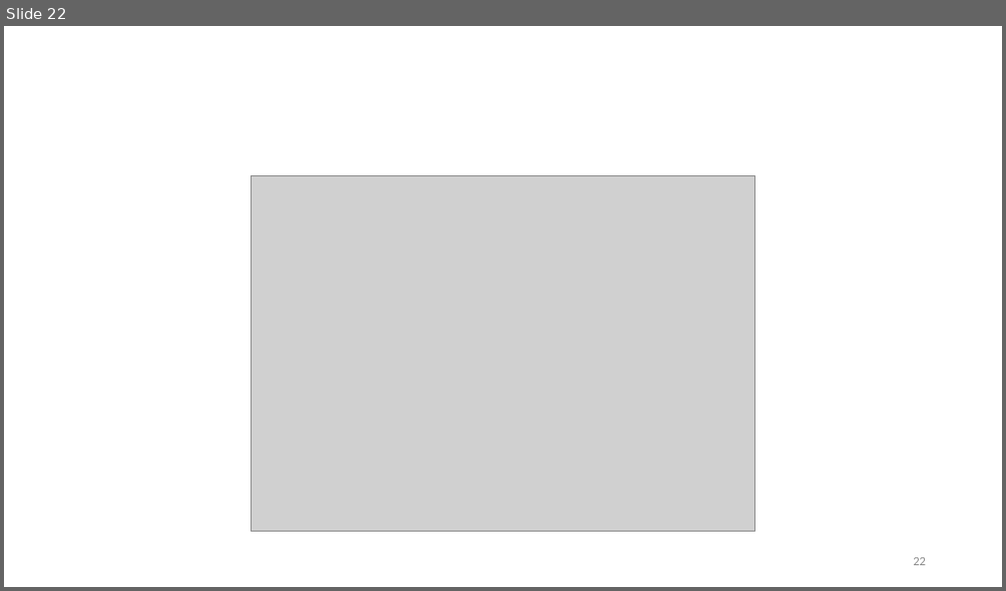
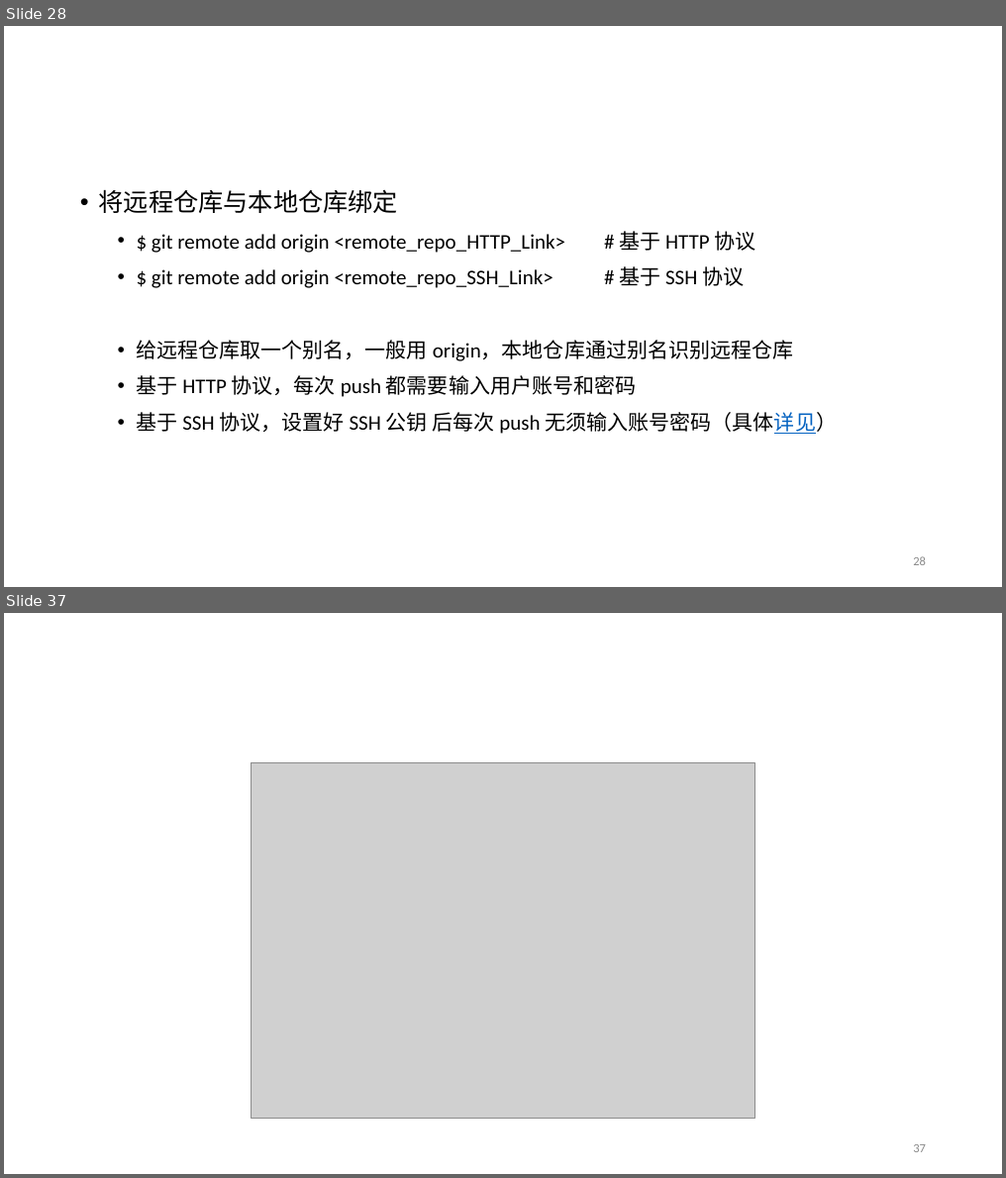
Before and after one commit to fantasysee/Git4Beginners_ICAIS, a slide deck: Git_Tutorial_ICAIS.pptx. Shown one above the other, each under a label of ours: slide 22 before the commit, slides 28 and 37 after it; the slides between them are not shown. The pictures are 1006x591 and 1006x1178 pixels, drawn with LibreOffice and Linux fonts; fonts in the diff are those of the drawing; grey boxes stand for pictures; background and template pictures are left out. Boxes give left, top, right and bottom in pixels: in the first picture for what was removed or moved away, otherwise in the second. Text is boxed around its words. In the diff, an @@ line names an element or a change of style, - is before the commit and + after.

```diff
--- a/Git_Tutorial_ICAIS.pptx
+++ b/Git_Tutorial_ICAIS.pptx
@@ slide 28 added at [4,26,1002,587], background #FFFFFF @@
@@ text added at [99,189,838,434], 20 pt, text #000000 @@
+• 将远程仓库与本地仓库绑定
+  • $ git remote add origin <remote_repo_HTTP_Link> # 基于 HTTP 协议
+  • $ git remote add origin <remote_repo_SSH_Link> # 基于 SSH 协议
+  • 给远程仓库取一个别名，一般用 origin，本地仓库通过别名识别远程仓库
+  • 基于 HTTP 协议，每次 push 都需要输入用户账号和密码
+  • 基于 SSH 协议，设置好 SSH 公钥 后每次 push 无须输入账号密码（具体详见）
@@ title added at [341,378,381,397], 32 pt, text #FFFFFF, bold @@
+Push and Pull
+To and From a Remote Repository
@@ page number added at [913,557,926,566], 12 pt, text #8C8C8C @@
+28
@@ what was slide 22 is now slide 37 @@
@@ page number at [913,1145,926,1153]: text changed @@
-22
+37
```
Also in this commit, not shown: 7 slides changed, 14 other slides added, 6 other files.
